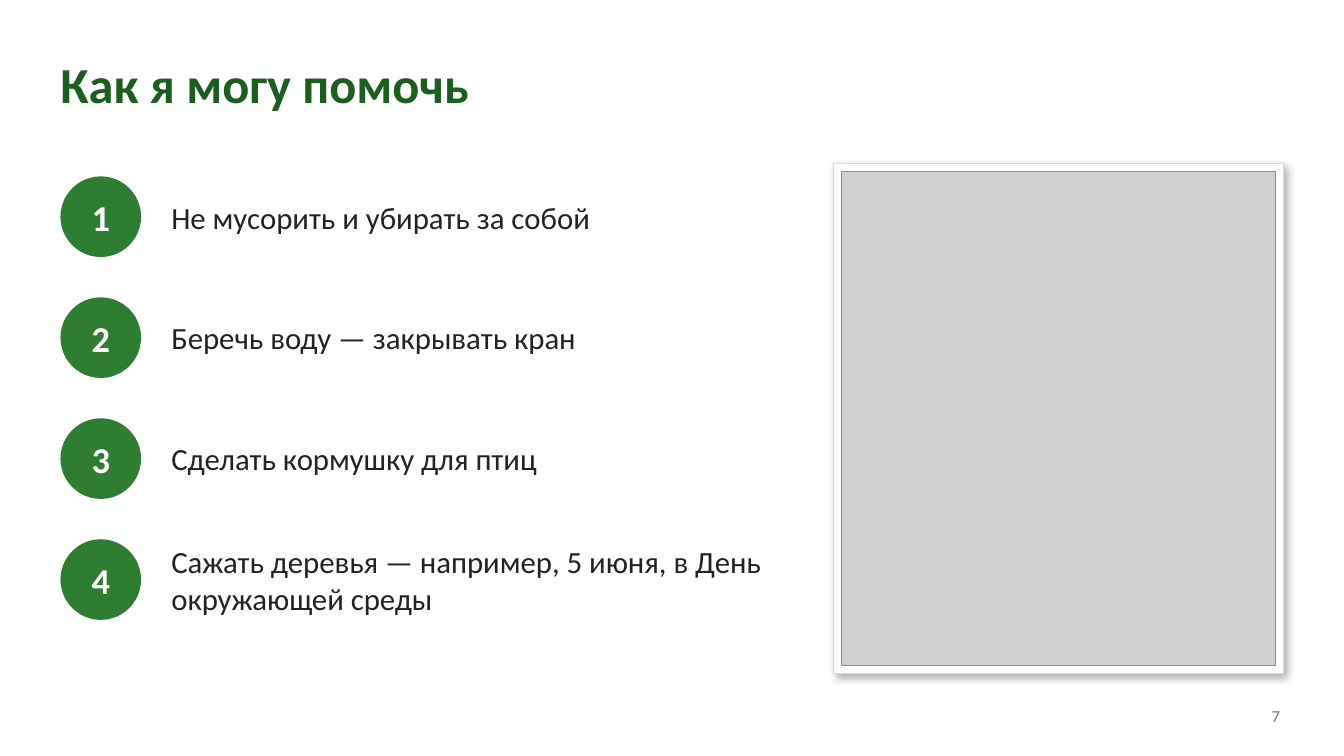
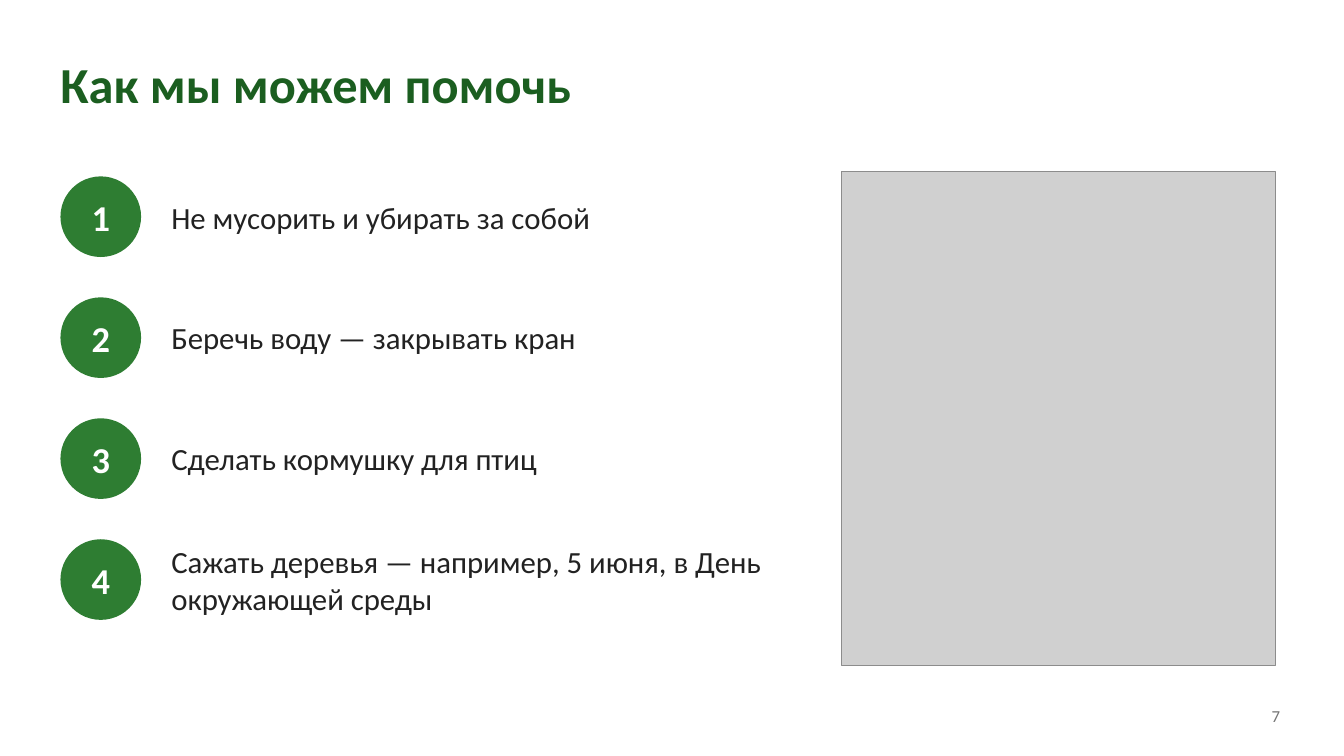
Before and after one commit to mm88vin11/Ozon-Profit, a slide deck: slide 7 of Что такое экология.pptx. Drawn at 1344x756 pixels with LibreOffice and Linux fonts; fonts in the diff are those of the drawing; grey boxes stand for pictures. Boxes give left, top, right and bottom in pixels: in the first picture for what was removed or moved away, otherwise in the second. Text is boxed around its words. In the diff, an @@ line names an element or a change of style, - is before the commit and + after.

```diff
--- a/Что такое экология.pptx
+++ b/Что такое экология.pptx
@@ title at [60, 70, 571, 104]: text changed @@
-Как я могу помочь
+Как мы можем помочь
@@ rectangle removed at [834, 163, 1284, 674] @@
```
Also in this commit, not shown: 7 other slides changed.
